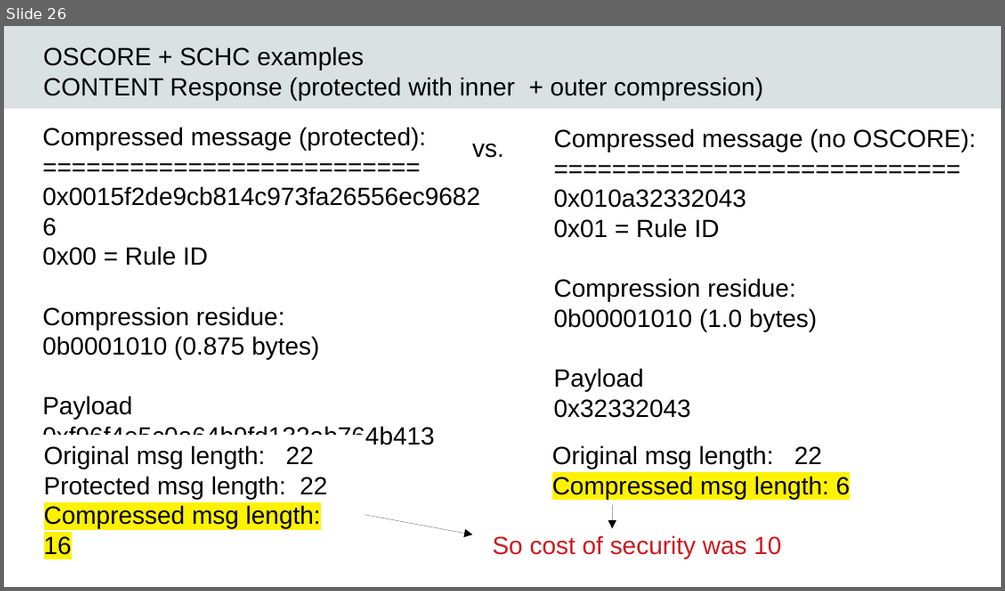
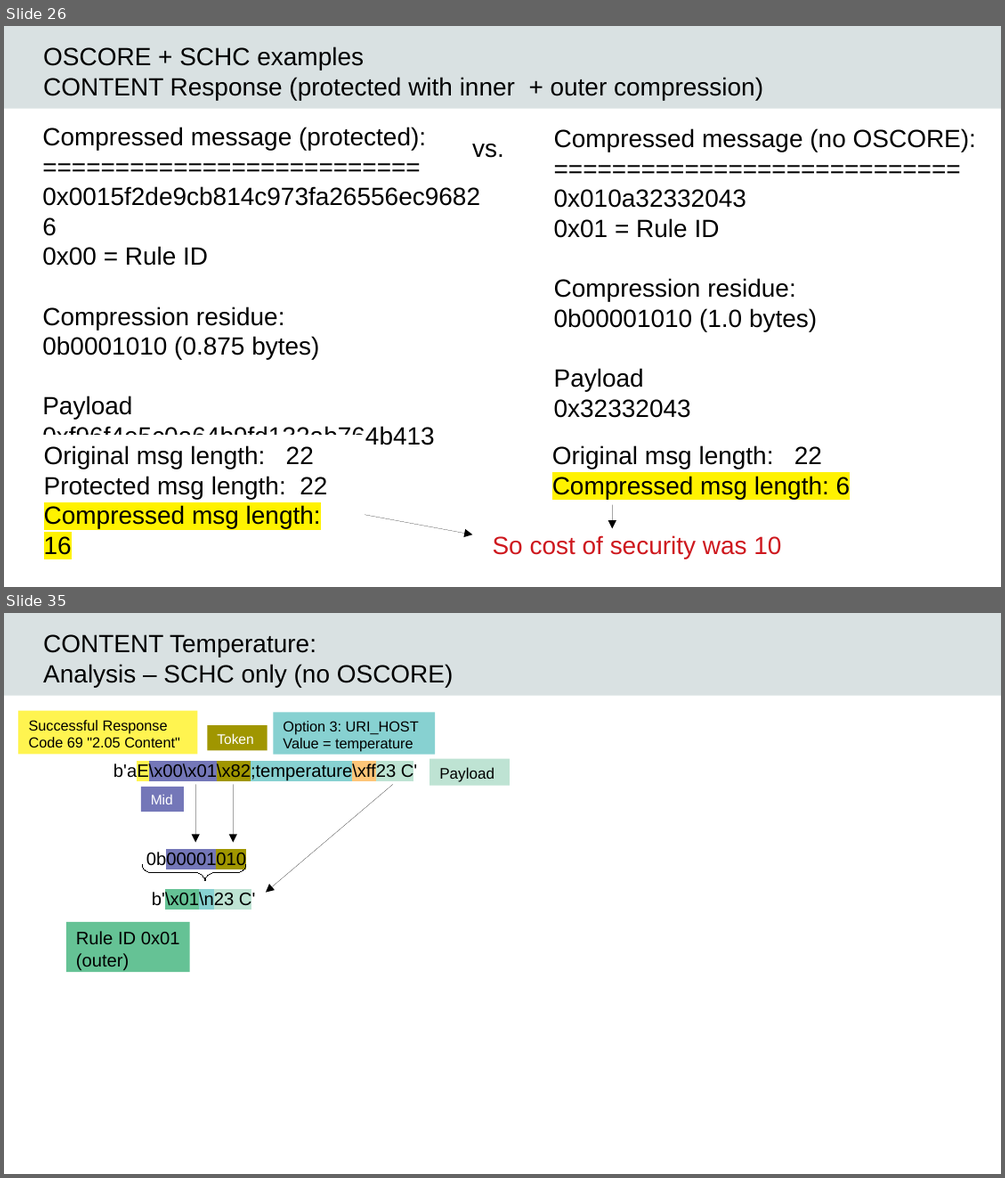
Before and after one commit to randreasen/oscoreslides, a slide deck: oscore_slides.odp. Shown one above the other, each under a label of ours: slide 26 before the commit, slides 26 and 35 after it; the slides between them are not shown. The pictures are 1005x591 and 1005x1178 pixels, drawn with LibreOffice and Linux fonts; fonts in the diff are those of the drawing; background and template pictures are left out. Boxes give left, top, right and bottom in pixels: in the first picture for what was removed or moved away, otherwise in the second. Text is boxed around its words. In the diff, an @@ line names an element or a change of style, - is before the commit and + after.

Commit message:
Updated oscore-schc slides

```diff
--- a/oscore_slides.odp
+++ b/oscore_slides.odp
@@ slide 35 added at <box>4,613,1001,1174</box>, background #FFFFFF; not listed: 1 template element that a slide beside it also shows @@
@@ text added at <box>43,634,453,687</box>, 18 pt, text #000000 @@
+CONTENT Temperature:
+Analysis – SCHC only (no OSCORE)
@@ rectangle added at <box>18,711,197,755</box>, fill #FFF450, 10.5 pt, text #000000 @@
+Successful Response
+Code 69 "2.05 Content"
@@ rectangle added at <box>273,713,435,755</box>, fill #87D1D1, 10.5 pt, text #000000 @@
+Option 3: URI_HOST
+Value = temperature
@@ rectangle added at <box>207,726,267,751</box>, fill #A09600, 10 pt, text #FFFFFF @@
+Token
@@ text added at <box>113,763,417,781</box>, 13 pt, text #000000 @@
+b'aE\x00\x01\x82;temperature\xff23 C'
@@ rectangle added at <box>429,759,510,786</box>, fill #BEE3D3, 11 pt, text #000000 @@
+Payload
@@ rectangle added at <box>140,787,184,811</box>, fill #7477B8, 10 pt, text #FFFFFF @@
+Mid
@@ arrow added from (195, 785) to (195, 843), #000000 0 pt @@
@@ arrow added from (234, 785) to (234, 843), #000000 0 pt @@
@@ arrow added from (393, 785) to (265, 892), #000000 0 pt @@
@@ text added at <box>146,851,246,869</box>, 13 pt, text #000000 @@
+0b00001010
@@ freeform shape added at <box>142,864,245,880</box>, outline #000000 0 pt @@
@@ text added at <box>152,891,255,909</box>, 13 pt, text #000000 @@
+b'\x01\n23 C'
@@ rectangle added at <box>65,922,189,972</box>, fill #65C295, 13 pt, text #000000 @@
+Rule ID 0x01
+(outer)
```
Also in this commit, not shown: 3 slides changed, 9 other slides added, 1 other file.
